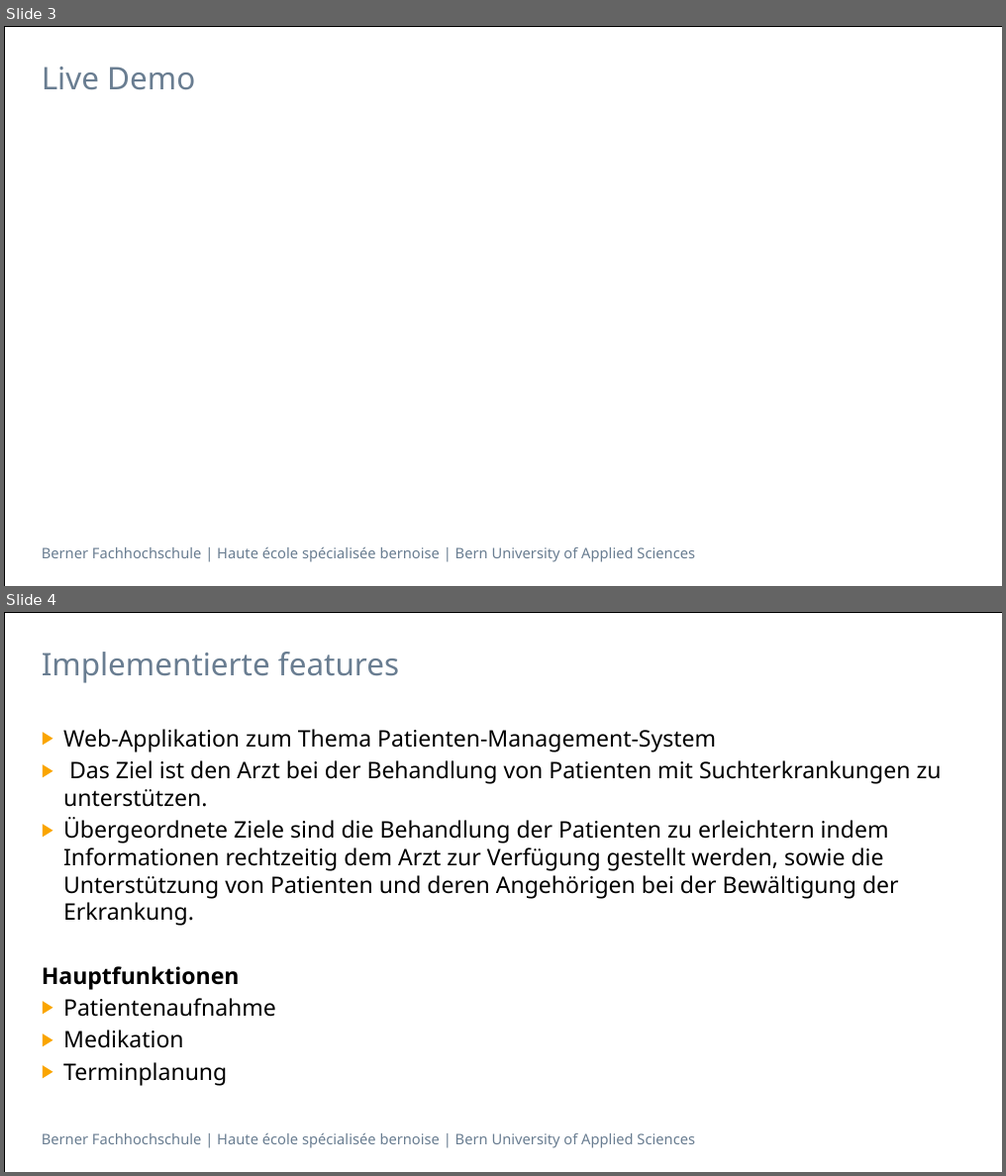
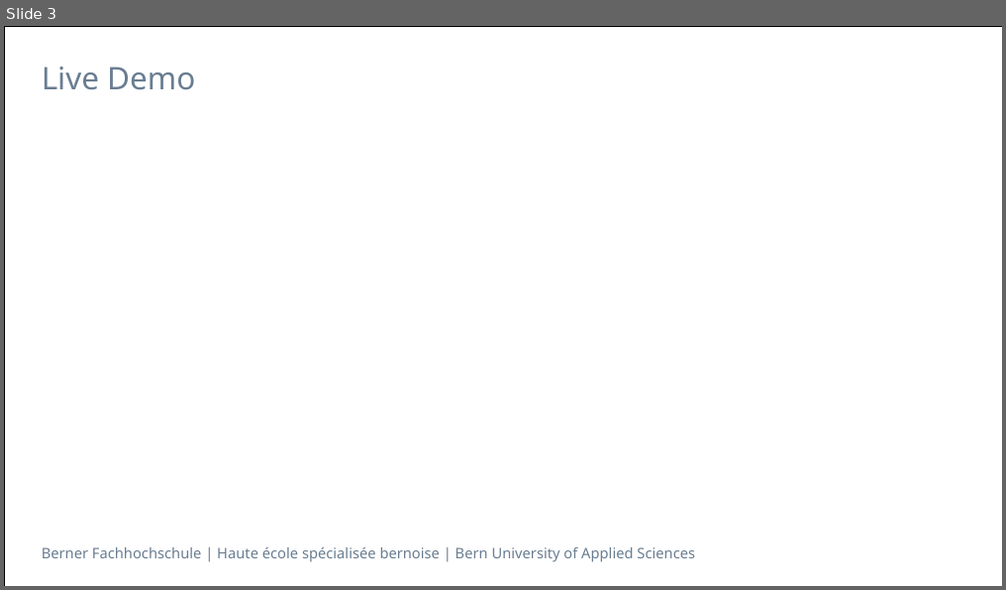
Before and after one commit to selvs1/ePsyDoc, a slide deck: doc/task-07/Task07.pptx. Shown one above the other, each under a label of ours: slides 3 and 4 before the commit, slide 3 after it. The pictures are 1006x1176 and 1006x590 pixels, drawn with LibreOffice and Linux fonts; fonts in the diff are those of the drawing. Boxes give left, top, right and bottom in pixels: in the first picture for what was removed or moved away, otherwise in the second. Text is boxed around its words. In the diff, an @@ line names an element or a change of style, - is before the commit and + after.

```diff
--- a/doc/task-07/Task07.pptx
+++ b/doc/task-07/Task07.pptx
@@ slide 4 removed at box(4, 612, 1002, 1172), background #FFFFFF; not listed: 2 template elements that a slide beside it also shows @@
@@ title removed at box(42, 652, 399, 683) @@
-Implementierte features
@@ text removed at box(42, 729, 942, 1086) @@
-▶ Web-Applikation zum Thema Patienten-Management-System
-▶ Das Ziel ist den Arzt bei der Behandlung von Patienten mit Suchterkrankungen zu unterstützen.
-▶ Übergeordnete Ziele sind die Behandlung der Patienten zu erleichtern indem Informationen rechtzeitig dem Arzt zur Verfügung gestellt werden, sowie die Unterstützung von Patienten und deren Angehörigen bei der Bewältigung der Erkrankung.
-Hauptfunktionen
-▶ Patientenaufnahme
-▶ Medikation
-▶ Terminplanung
```
Also in this commit, not shown: 2 slides changed, 3 slides added, 1 other slide removed, 1 other file.
